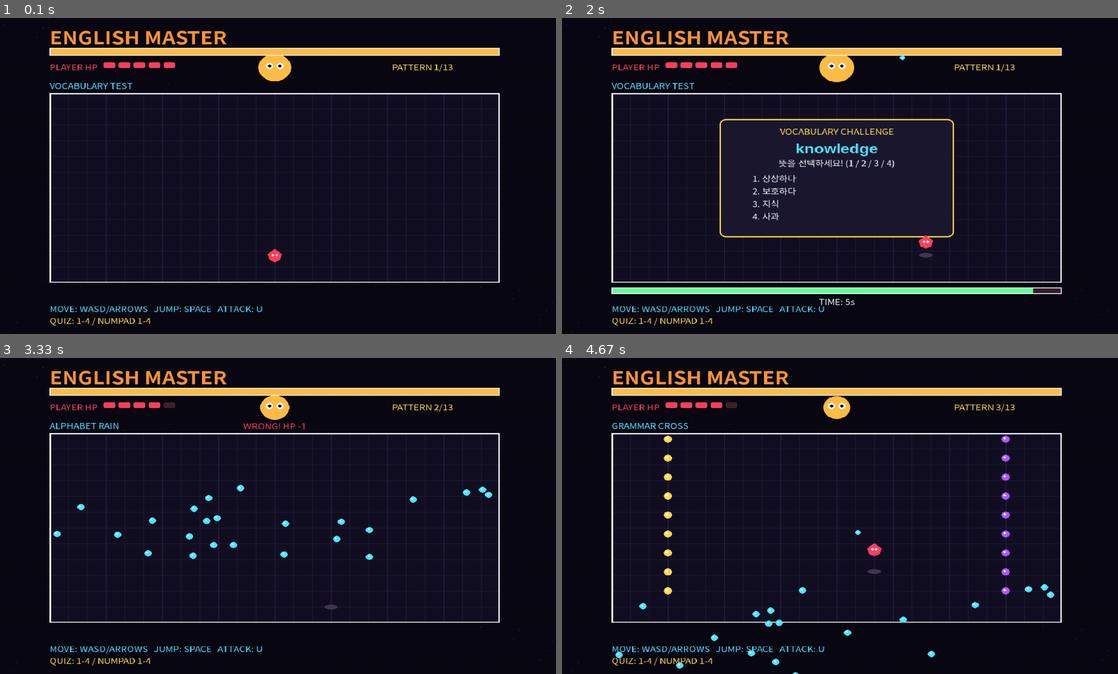
Above: before the commit, frames 1-4 (two rows, left to right).
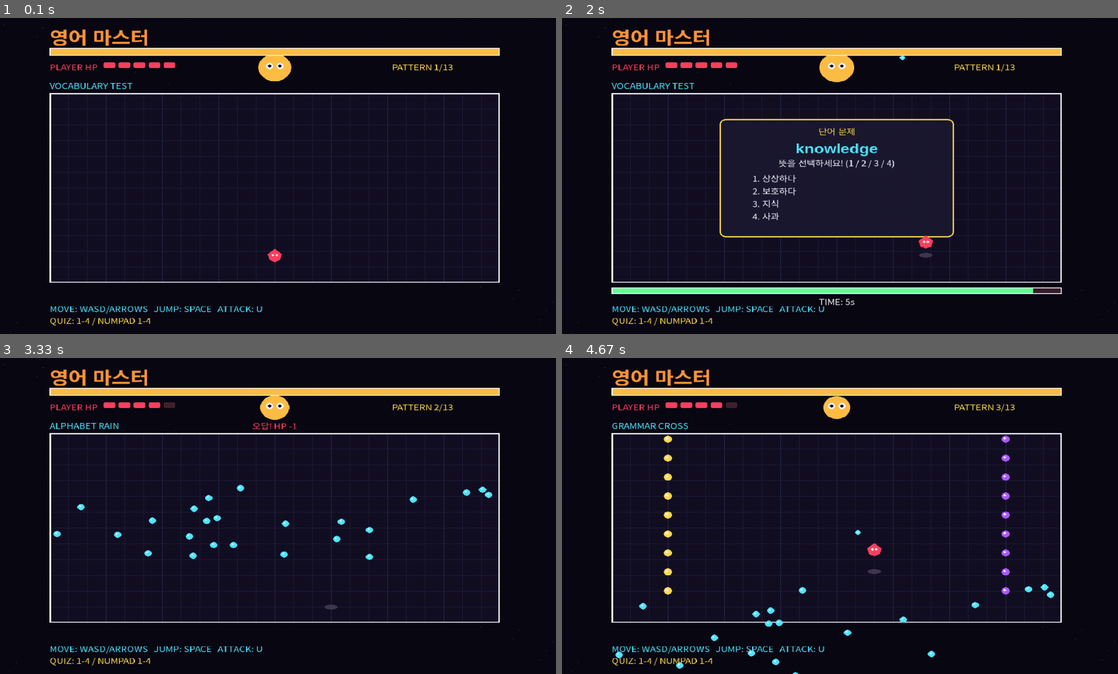
Above: after the commit, the same moments.

Repository: semin340/-
Game: pygame game, started from English_boss.py
The game is run twice, just before and just after one commit, with the same random seed, the same clock (stepped at 60 frames per second) and the same inputs.
Inputs:
- Up to frame 1 (0.1 s): no input
- Up to frame 2 (2 s): tap Space at 0.33, 0.73, 1.03, 1.9 s; hold Right 0.67-1.13 s; tap U at 1.17, 1.98 s; hold Right from 1.83 s (still down)
- Up to frame 3 (3.33 s): tap Space at 2.2, 2.4, 2.7, 3.3 s; release Right at 2.3 s; hold Left 2.33-2.87 s; tap 1 at 2.9 s; hold Down from 3.23 s (still down)
- Up to frame 4 (4.67 s): tap U at 3.38, 4.55 s; release Down at 3.53 s; hold Left 3.57-3.97 s; tap Space at 3.63, 3.93, 4.07, 4.47 s; hold Up 4-4.37 s; hold Right from 4.4 s (still down)

The runs differ from the first frame. In frame 1, 0.9% of the frame differs, in the area x 9-41%, y 3-9%; in frame 2, 1.1%, in the area x 9-60%, y 3-38%; in frame 3, 1.0%; in frame 4, 0.9%.

Commit message:
Update English_boss.py

Diff:
--- a/English_boss.py
+++ b/English_boss.py
@@ -519,10 +519,10 @@
     quiz_feedback_timer = 90
 
     if correct:
-        quiz_feedback = "CORRECT! BOSS DAMAGE +20"
+        quiz_feedback = "정답! 보스 HP -20"
         boss_hp -= 20
     else:
-        quiz_feedback = "WRONG! HP -1"
+        quiz_feedback = "오답! HP -1"
         if player.invincible <= 0:
             player.hp -= 1
             player.invincible = 75
@@ -569,7 +569,7 @@
     pygame.draw.circle(screen, BLACK, (bx - 11, by - 4), 4)
     pygame.draw.circle(screen, BLACK, (bx + 11, by - 4), 4)
 
-    draw_text("ENGLISH MASTER", 120, 14, ORANGE, BIG)
+    draw_text("영어 마스터", 120, 14, ORANGE, BIG)
 
     hp_bar = pygame.Rect(120, 75, 960, 20)
     pygame.draw.rect(screen, (65, 30, 45), hp_bar)
@@ -604,7 +604,7 @@
         pygame.draw.rect(screen, (27, 25, 48), panel, border_radius=14)
         pygame.draw.rect(screen, YELLOW, panel, 3, border_radius=14)
 
-        title = SMALL.render("VOCABULARY CHALLENGE", True, YELLOW)
+        title = SMALL.render("단어 문제", True, YELLOW)
         screen.blit(title, title.get_rect(center=(panel.centerx, 285)))
 
         word_image = WORD_FONT.render(quiz_word[0], True, CYAN)
